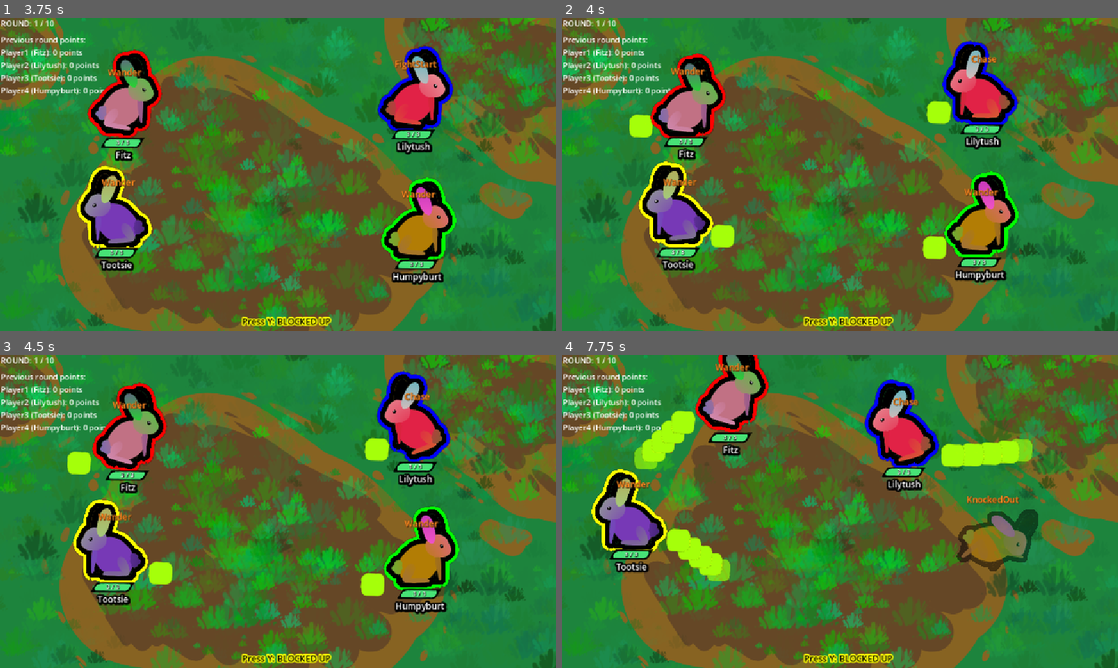
Above: before the commit, frames 1-4 (two rows, left to right).
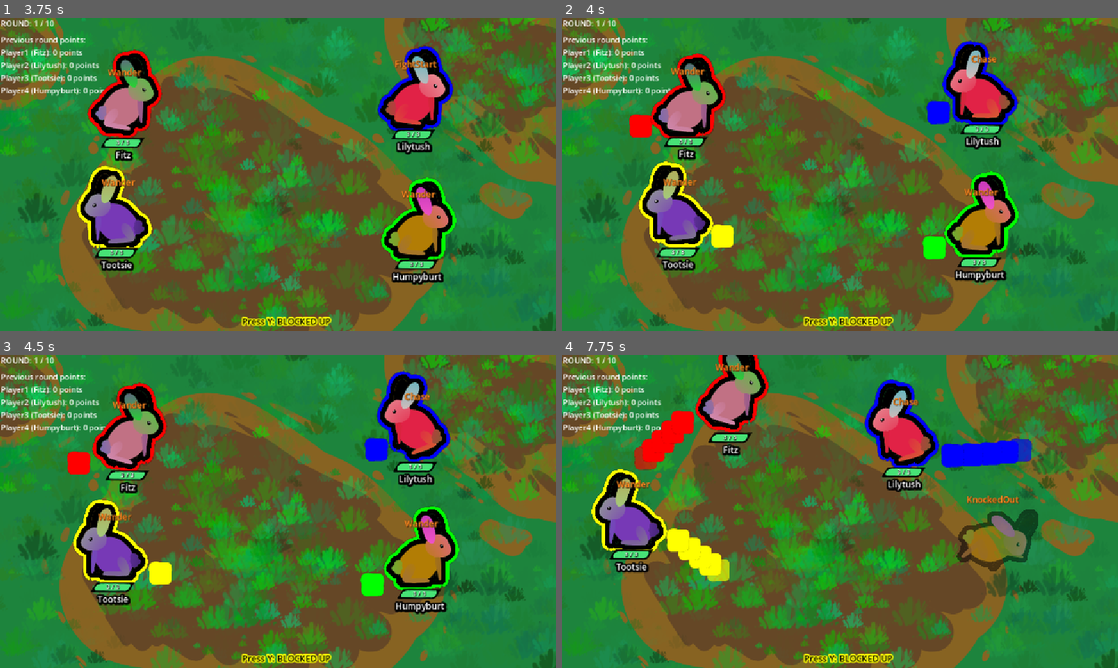
Above: after the commit, the same moments.

Repository: Galitie/tm2
Game: Godot game, scene res://test_scene.tscn
Same seed, same stepped clock (60 frames per second), same inputs: the game is played once before the commit and once after it. Sound files missing from this copy of the repository are replaced by a short silence.
Inputs (mouse positions are in pixels of both pictures, inside the frame that each line leads up to):
- Up to frame 1 (3.75 s): click (72, 68) at 0.52 s; click (72, 68) at 1.27 s; click (72, 68) at 2.02 s; tap Enter (ui_accept) at 2.75, 3.02 s; move the mouse to (400, 158) at 2.77 s; click (400, 158) at 2.92 s; tap Y at 3.5 s; drag from (166, 190) to (122, 115) at 3.52 s
- Up to frame 2 (4 s): no input
- Up to frame 3 (4.5 s): tap Y at 4.25 s; move the mouse to (333, 442) at 4.27 s; click (333, 442) at 4.42 s
- Up to frame 4 (7.75 s): tap Y at 5, 5.75, 6.5 s; drag from (812, 574) to (650, 455) at 5.02 s; move the mouse to (1006, 558) at 5.77 s; click (1006, 558) at 5.92 s; tap Enter (ui_accept) at 6.02 s; drag from (673, 464) to (934, 439) at 6.52 s; move the mouse to (867, 511) at 7.27 s; click (867, 511) at 7.42 s

Frame 1 is identical in both runs. In frame 2, 1.2% of the frame differs, in the area x 12-70%, y 26-78%; in frame 3, 1.2%; in frame 4, 3.3%, in the area x 13-85%, y 17-73%.

Commit message:
Made shitty slime trails the color of the mon

Diff:
--- a/slime_trail.gd
+++ b/slime_trail.gd
@@ -8,6 +8,7 @@
 func _ready():
 	#$CanvasGroup.material.set_shader_parameter("outer_color", monster.player_color)
 	$Lifetime.start()
+	modulate = monster.player_color
 
 
 func _physics_process(delta):
Not shown, changed: Todo.txt
Binary file changed: slime_trail.png
